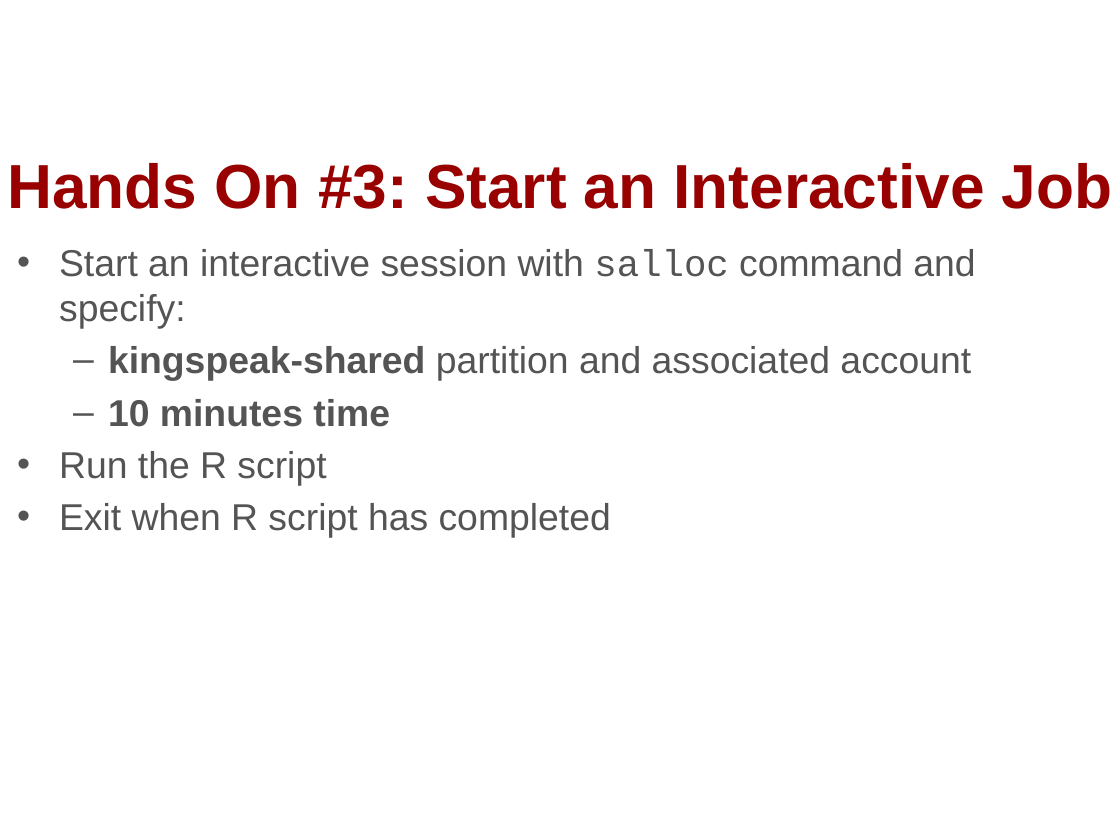
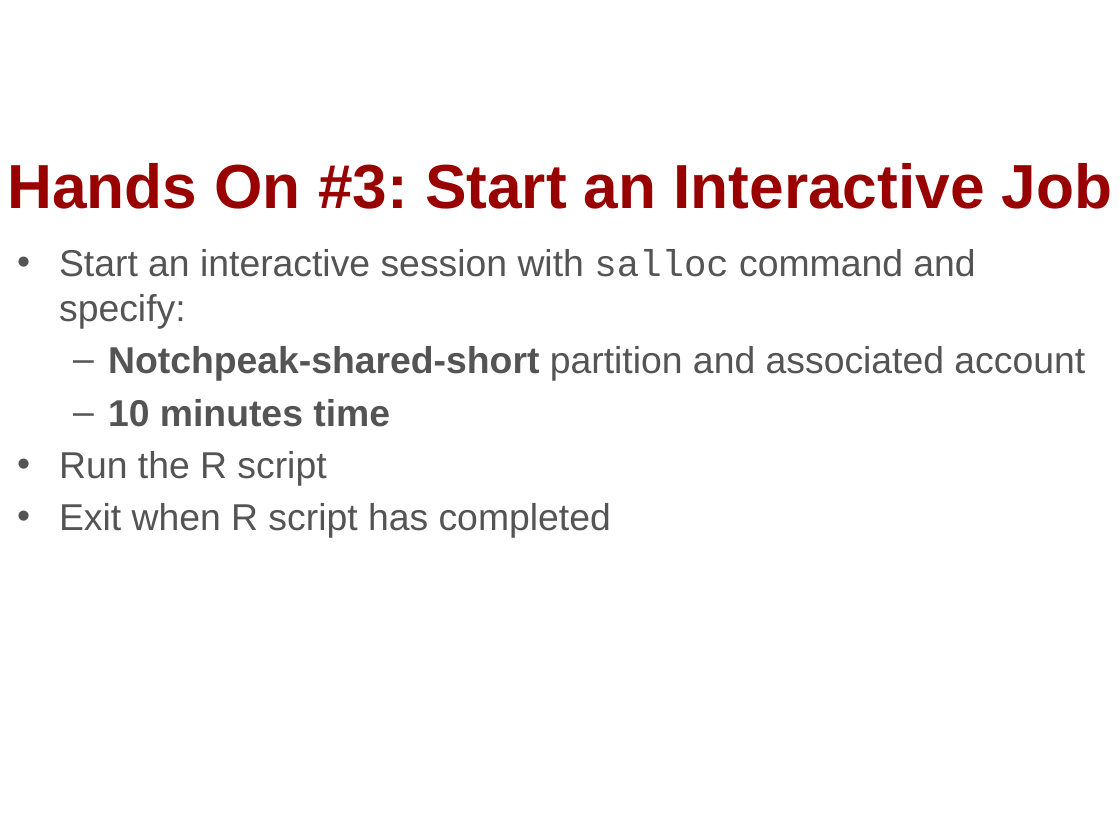
Before and after one commit to chpc-uofu/slurm-lectures, a slide deck: slide 46 of running-jobs-at-chpc.pptx. Drawn at 1120x840 pixels with LibreOffice and Linux fonts; fonts in the diff are those of the drawing; background and template pictures are left out. Boxes give left, top, right and bottom in pixels: in the first picture for what was removed or moved away, otherwise in the second. Text is boxed around its words. In the diff, an @@ line names an element or a change of style, - is before the commit and + after.

Commit message:
changed hands-on 1 cluster to notchpeak

```diff
--- a/running-jobs-at-chpc.pptx
+++ b/running-jobs-at-chpc.pptx
@@ text at box(108, 346, 1085, 381): text changed @@
-  – kingspeak-shared partition and associated account
+  – Notchpeak-shared-short partition and associated account
```
Also in this commit, not shown: 13 other slides changed.
